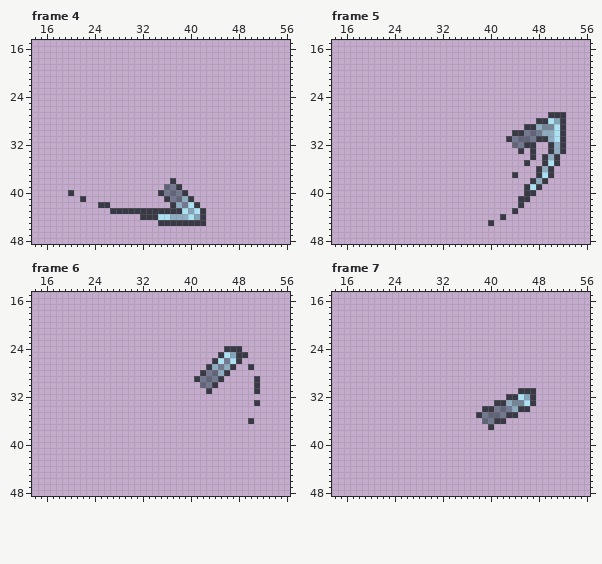
File history of a pixel-art file, Assets/Imported/Sword/Attack/Sword_attack_side_right.aseprite. The first picture shows the starting point.
64x64 pixels, 8 frames. Shown: frame 4: x 14..56, y 15..48; frame 5: x 14..56, y 15..48; frame 6: x 14..56, y 15..48; frame 7: x 14..56, y 15..48.
After:
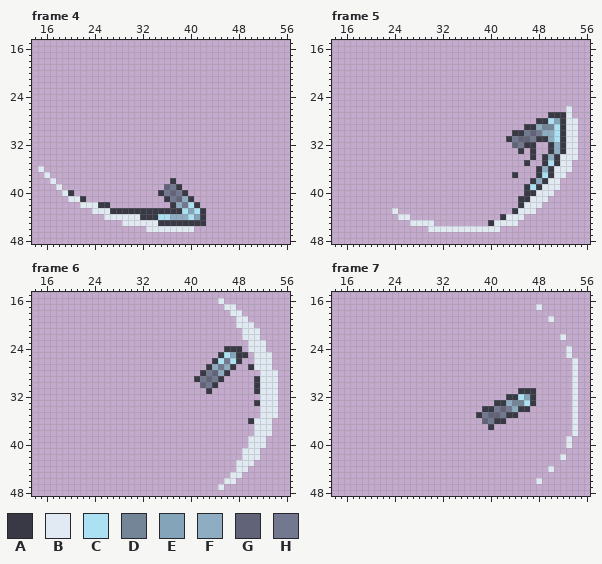
Palette (. is transparent): A #393845  B #e1eaf2  C #abe1f2  D #748597  E #84a4ba  F #8fadc2  G #616379  H #71788f
Change:
layer "swing" now shown
Changed rows in their new state; - is an unchanged pixel.
Frame 4, layer "swing":
first column x 15:
36 B-------------------------
37 -B------------------------
38 --B-----------------------
39 ---B----------------------
40 ----B---------------------
41 -----BB-------------------
42 -------BBB----------------
43 ---------BBB--------------
44 -----------BBBBBB---------
45 --------------BBBBBB------
46 ------------------BBBBBBBB
Frame 5, layer "swing":
first column x 24:
26 -----------------------------B-
27 -----------------------------B-
28 -----------------------------BB
29 -----------------------------BB
30 -----------------------------BB
31 -----------------------------BB
32 -----------------------------BB
33 -----------------------------BB
34 ----------------------------BBB
35 ----------------------------BB-
36 ---------------------------BBB-
37 ---------------------------BB--
38 --------------------------BB---
39 -------------------------BBB---
40 ------------------------BBB----
41 -----------------------BBB-----
42 ----------------------BBB------
43 B--------------------BBB-------
44 -BB----------------BBB---------
45 ---BBBB----------BBBB----------
46 ------BBBBBBBBBBBB-------------
Frame 6, layer "swing":
first column x 45:
16 B---------
17 -BB-------
18 --BB------
19 ---BB-----
20 ---BBB----
21 ----BBB---
22 ----BBB---
23 -----BBB--
24 -----BBB--
25 ------BBB-
26 ------BBB-
27 ------BBB-
28 -------BBB
29 -------BBB
30 -------BBB
31 -------BBB
32 -------BBB
33 -------BBB
34 -------BBB
35 -------BBB
36 ------BBB-
37 ------BBB-
38 ------BBB-
39 -----BBB--
40 -----BBB--
41 ----BBB---
42 ----BBB---
43 ---BBB----
44 ---BB-----
45 --BB------
46 -BB-------
47 B---------
Frame 7, layer "swing":
first column x 48:
17 B------
19 --B----
22 ----B--
24 -----B-
25 -----B-
26 ------B
27 ------B
28 ------B
29 ------B
30 ------B
31 ------B
32 ------B
33 ------B
34 ------B
35 ------B
36 ------B
37 ------B
38 ------B
39 -----B-
40 -----B-
42 ----B--
44 --B----
46 B------
Changed places in both pictures, as pixel boxes (x1, y1, x2, y2):
added: (38, 166, 194, 232)
added: (392, 106, 578, 232)
added: (218, 298, 278, 490)
added: (536, 304, 578, 484)
